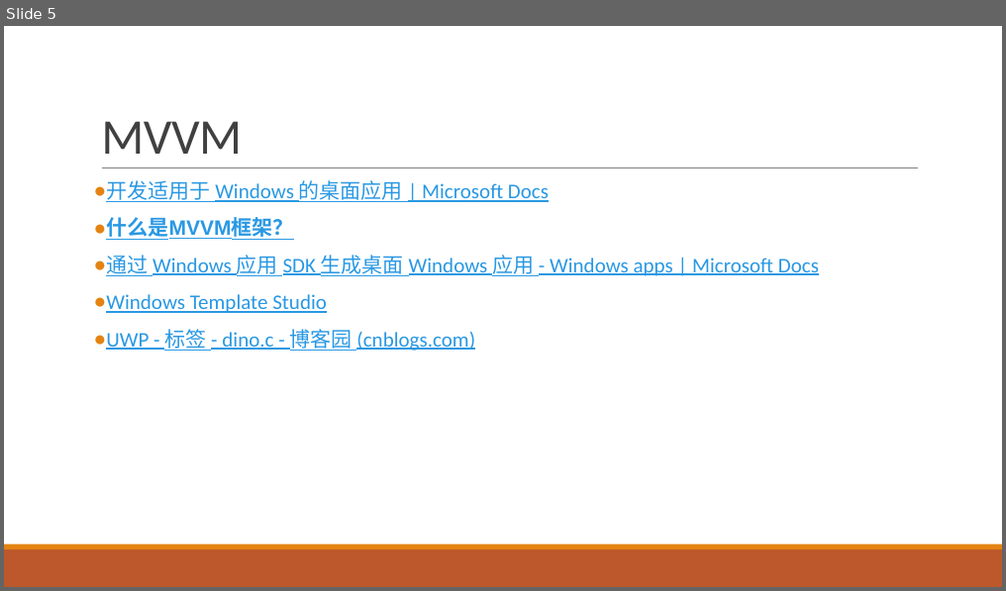
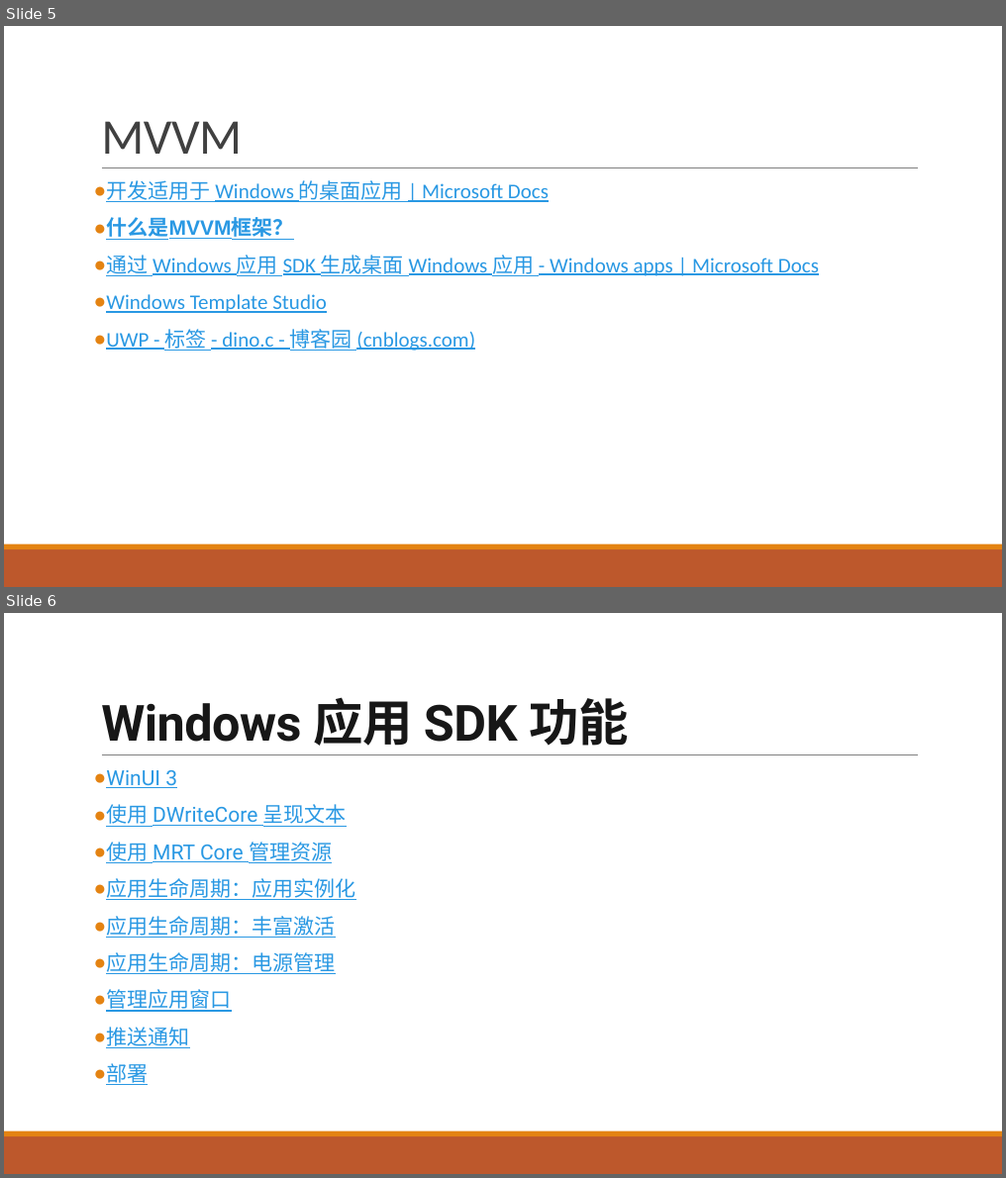
Before and after one commit to GreenShadeZhang/WinUI-Tutorial-Code, a slide deck: 大纲outline.pptx. Shown one above the other, each under a label of ours: slide 5 before the commit, slides 5 and 6 after it. The pictures are 1006x591 and 1006x1178 pixels, drawn with LibreOffice and Linux fonts; fonts in the diff are those of the drawing. Boxes give left, top, right and bottom in pixels: in the first picture for what was removed or moved away, otherwise in the second. Text is boxed around its words. In the diff, an @@ line names an element or a change of style, - is before the commit and + after.

```diff
--- a/大纲outline.pptx
+++ b/大纲outline.pptx
@@ slide 6 added at (4, 613, 1002, 1174), background #FFFFFF; not listed: 3 template elements that a slide beside it also shows @@
@@ title added at (101, 697, 629, 746), 48 pt, text #171717, bold @@
+Windows 应用 SDK 功能
@@ text added at (106, 770, 355, 1085), 20 pt, text #2998E3, underline @@
+● WinUI 3
+● 使用 DWriteCore 呈现文本
+● 使用 MRT Core 管理资源
+● 应用生命周期：应用实例化
+● 应用生命周期：丰富激活
+● 应用生命周期：电源管理
+● 管理应用窗口
+● 推送通知
+● 部署
```
Also in this commit, not shown: 2 other slides added, 1 slide removed, 4 other files.
